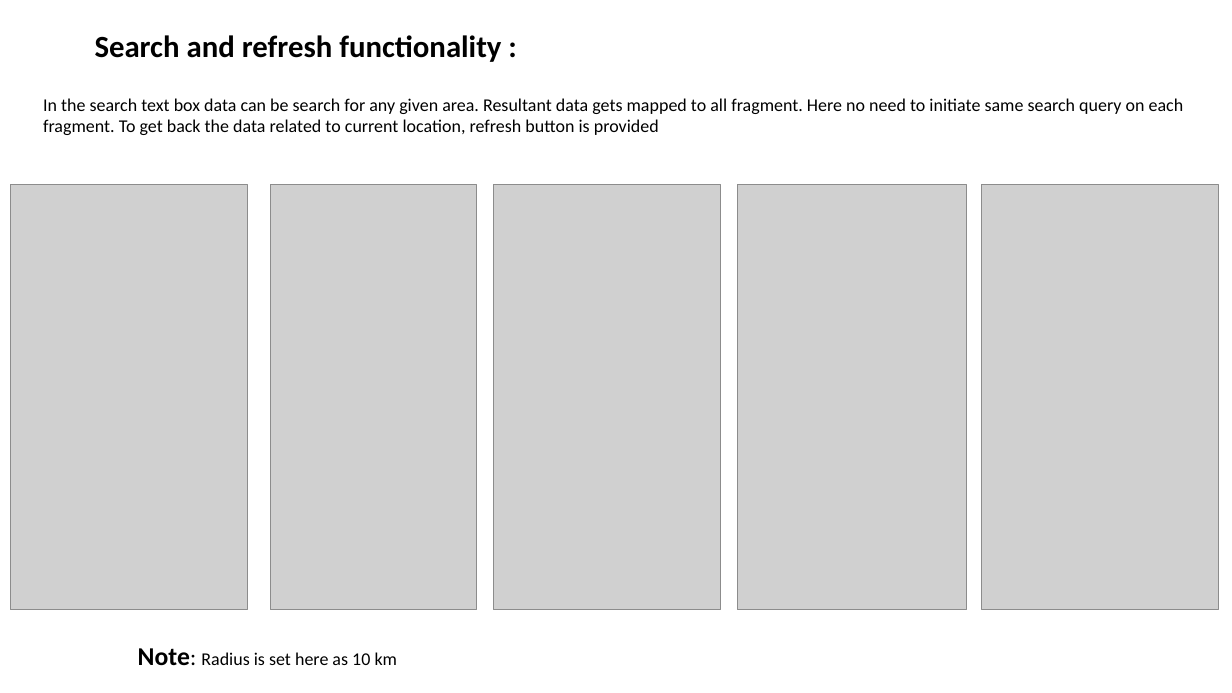
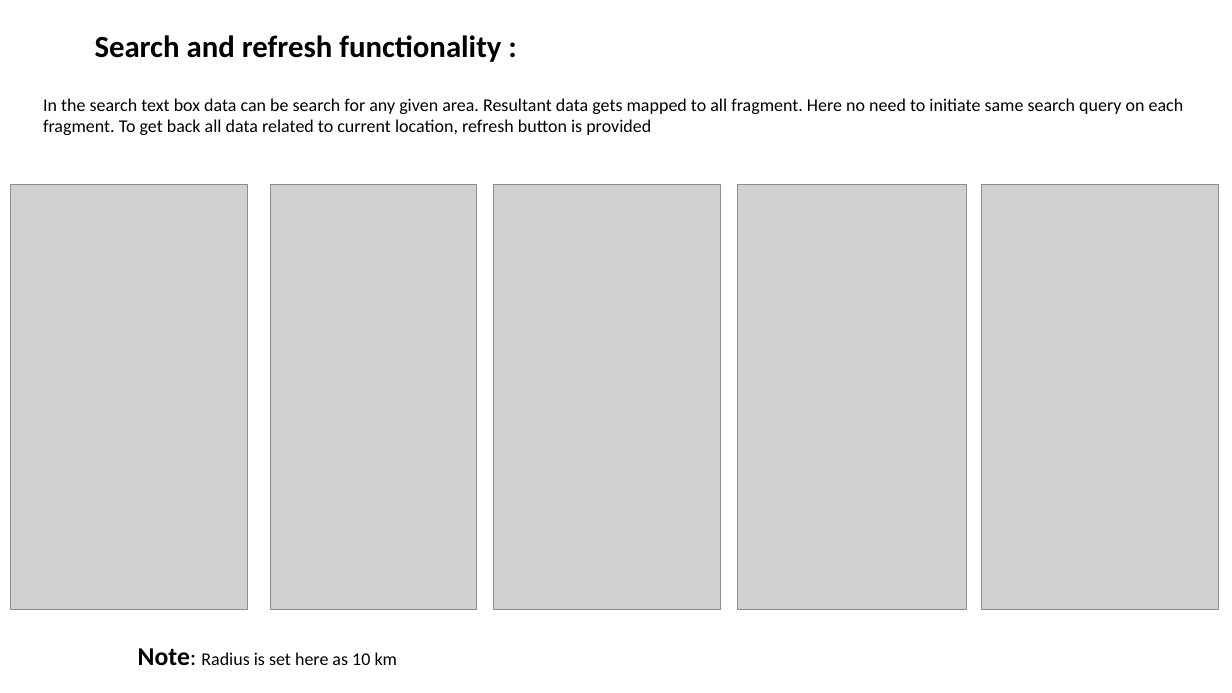
Before and after one commit to priti-p/SmartBin, a slide deck: slide 10 of Smart Bin.pptx. Drawn at 1232x693 pixels with LibreOffice and Linux fonts; fonts in the diff are those of the drawing; grey boxes stand for pictures. Boxes give left, top, right and bottom in pixels: in the first picture for what was removed or moved away, otherwise in the second. Text is boxed around its words. In the diff, an @@ line names an element or a change of style, - is before the commit and + after.

Commit message:
ppt

```diff
--- a/Smart Bin.pptx
+++ b/Smart Bin.pptx
@@ text at (43,98,1184,135): text changed @@
-In the search text box data can be search for any given area. Resultant data gets mapped to all fragment. Here no need to initiate same search query on each fragment. To get back the data related to current location, refresh button is provided
+In the search text box data can be search for any given area. Resultant data gets mapped to all fragment. Here no need to initiate same search query on each fragment. To get back all data related to current location, refresh button is provided
```
Also in this commit, not shown: 3 other slides changed.
